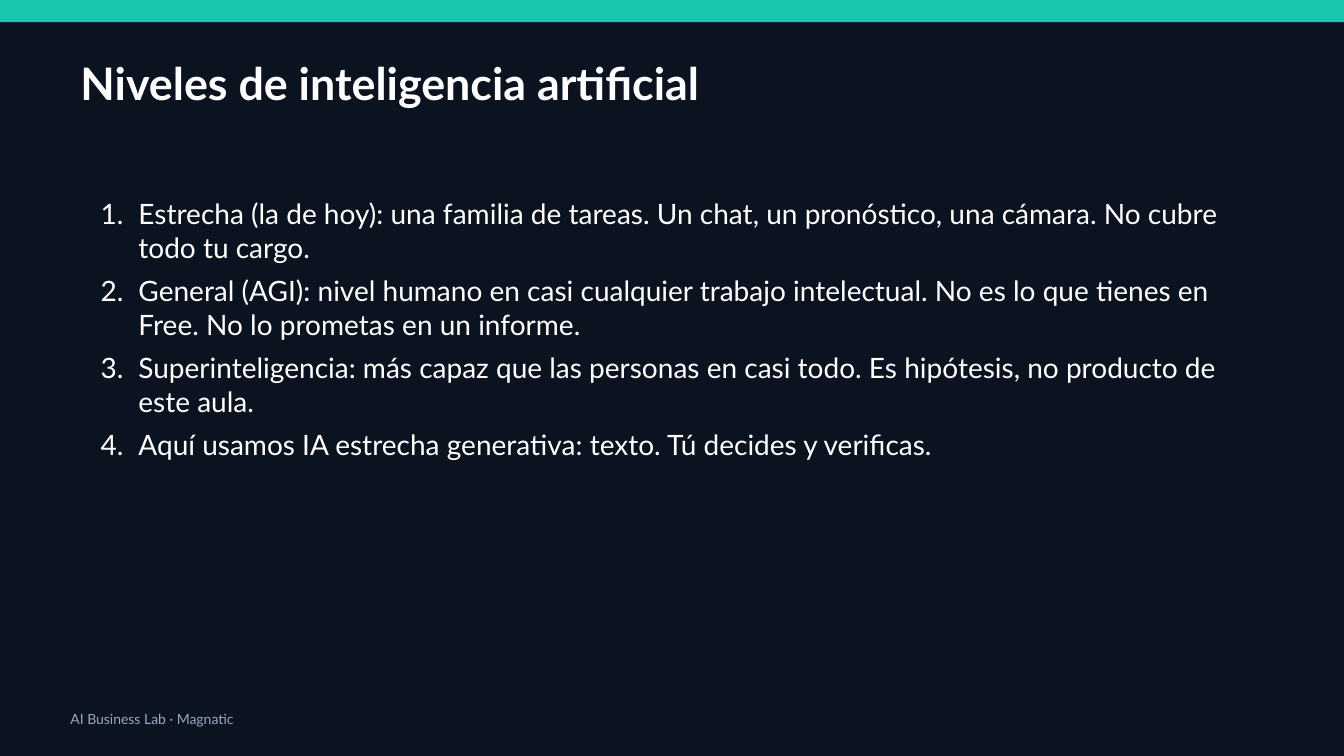
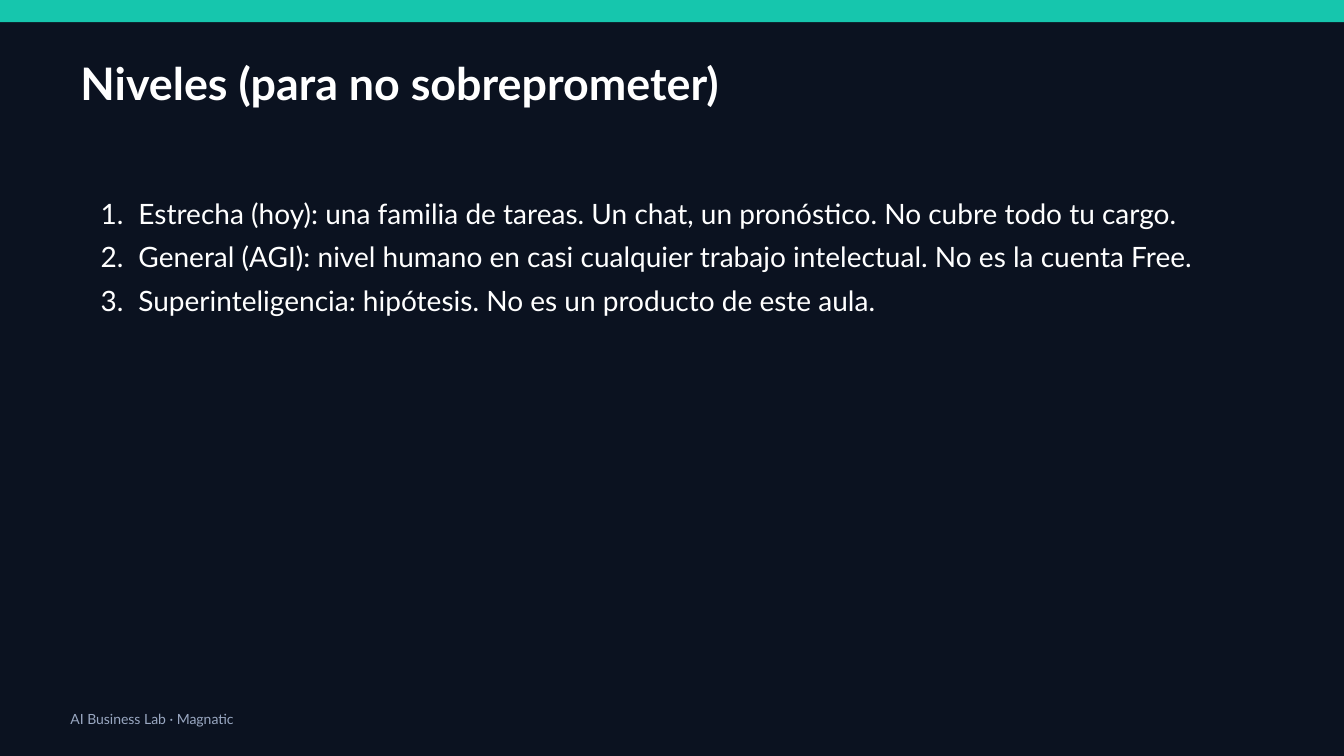
Before and after one commit to xander0408/CURSOS, a slide deck: slide 7 of AI-Business-Lab-Presentacion.pptx (slide 26 before the commit). Drawn at 1344x756 pixels with LibreOffice and Linux fonts; fonts in the diff are those of the drawing. Boxes give left, top, right and bottom in pixels: in the first picture for what was removed or moved away, otherwise in the second. Text is boxed around its words. In the diff, an @@ line names an element or a change of style, - is before the commit and + after.

```diff
--- a/AI-Business-Lab-Presentacion.pptx
+++ b/AI-Business-Lab-Presentacion.pptx
@@ text at box(80, 65, 719, 108): text changed @@
-Niveles de inteligencia artificial
+Niveles (para no sobreprometer)
@@ text at box(138, 202, 1192, 316): text changed @@
-1. Estrecha (la de hoy): una familia de tareas. Un chat, un pronóstico, una cámara. No cubre todo tu cargo.
-2. General (AGI): nivel humano en casi cualquier trabajo intelectual. No es lo que tienes en Free. No lo prometas en un informe.
-3. Superinteligencia: más capaz que las personas en casi todo. Es hipótesis, no producto de este aula.
-4. Aquí usamos IA estrecha generativa: texto. Tú decides y verificas.
+1. Estrecha (hoy): una familia de tareas. Un chat, un pronóstico. No cubre todo tu cargo.
+2. General (AGI): nivel humano en casi cualquier trabajo intelectual. No es la cuenta Free.
+3. Superinteligencia: hipótesis. No es un producto de este aula.
```
Also in this commit, not shown: 28 other slides changed, 1 slide added, 42 slides removed, 1 other file.
